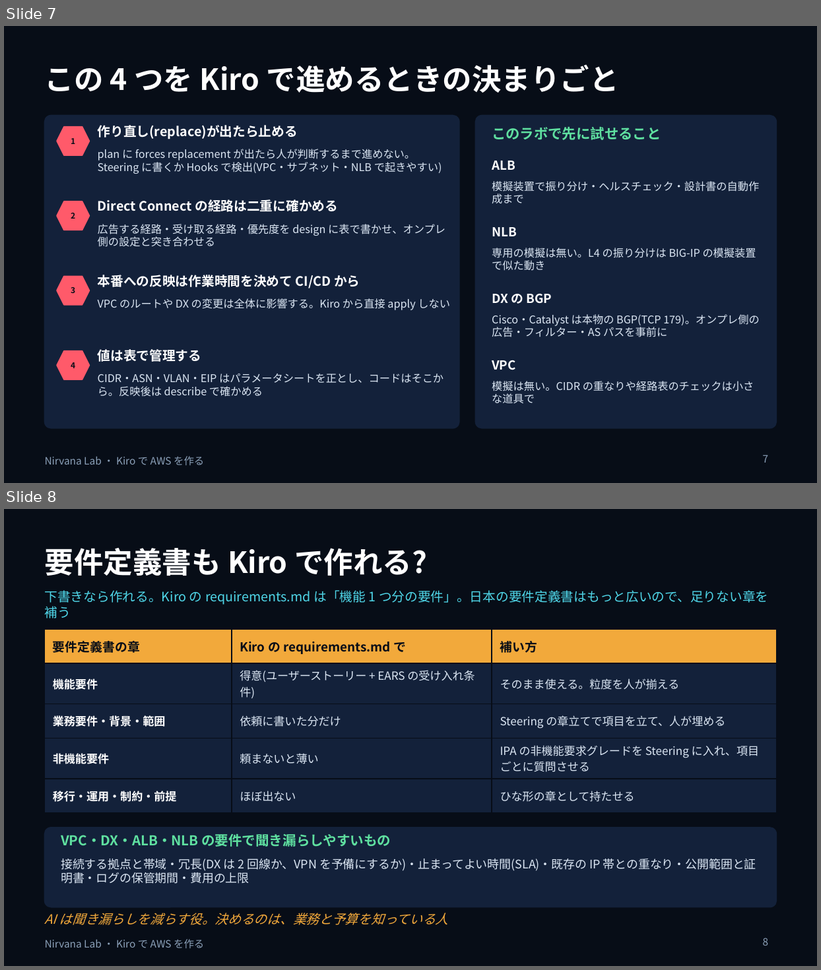
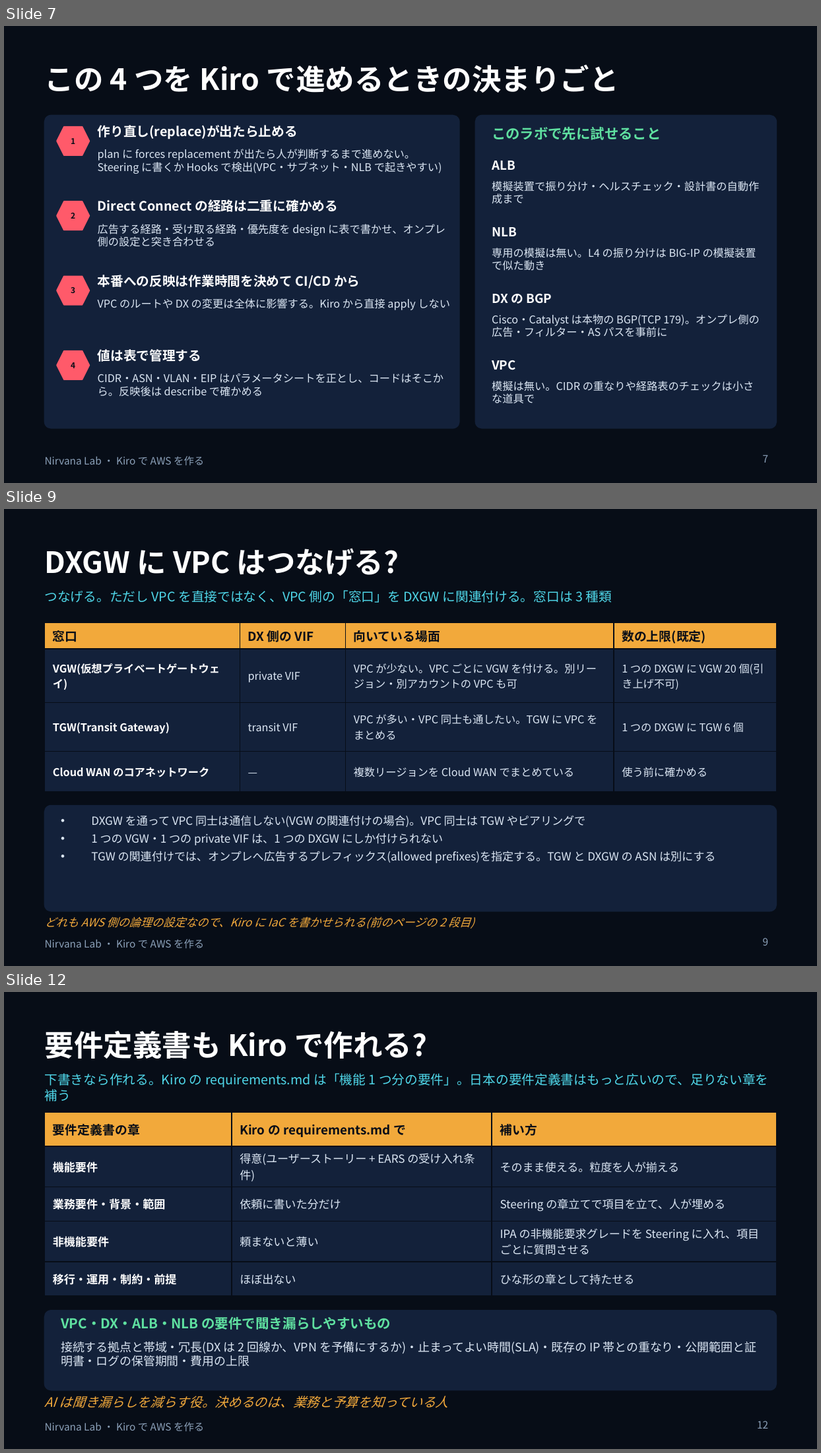
Before and after one commit to w-index-m/nirvana-lab, a slide deck: docs/ai-driven-dev-kiro.pptx. Shown one above the other, each under a label of ours: slides 7 and 8 before the commit, slides 7, 9 and 12 after it; the slides between them are not shown. The pictures are 821x970 and 821x1453 pixels, drawn with LibreOffice and Linux fonts; fonts in the diff are those of the drawing. Boxes give left, top, right and bottom in pixels: in the first picture for what was removed or moved away, otherwise in the second. Text is boxed around its words. In the diff, an @@ line names an element or a change of style, - is before the commit and + after.

```diff
--- a/docs/ai-driven-dev-kiro.pptx
+++ b/docs/ai-driven-dev-kiro.pptx
@@ slide 9 added at [4, 509, 817, 966], background #070D17; not listed: 1 template element that a slide beside it also shows @@
@@ title added at [45, 548, 399, 576], 26 pt, text #FFFFFF, bold @@
+DXGW に VPC はつなげる?
@@ text added at [45, 590, 612, 603], 11.5 pt, text #4FD6E8 @@
+つなげる。ただし VPC を直接ではなく、VPC 側の「窓口」を DXGW に関連付ける。窓口は 3 種類
@@ table added at [45, 623, 776, 780], 4 rows, 4 columns @@
+窓口 | DX 側の VIF | 向いている場面 | 数の上限(既定)
+VGW(仮想プライベートゲートウェイ) | private VIF | VPC が少ない。VPC ごとに VGW を付ける。別リージョン・別アカウントの VPC も可 | 1 つの DXGW に VGW 20 個(引き上げ不可)
+TGW(Transit Gateway) | transit VIF | VPC が多い・VPC 同士も通したい。TGW に VPC をまとめる | 1 つの DXGW に TGW 6 個
+Cloud WAN のコアネットワーク | — | 複数リージョンを Cloud WAN でまとめている | 使う前に確かめる
@@ rounded rectangle added at [45, 806, 776, 912], fill #13213A, outline #13213A 1 pt @@
@@ text added at [91, 815, 715, 863], 10 pt, text #DBE6F3 @@
+• DXGW を通って VPC 同士は通信しない(VGW の関連付けの場合)。VPC 同士は TGW やピアリングで
+• 1 つの VGW・1 つの private VIF は、1 つの DXGW にしか付けられない
+• TGW の関連付けでは、オンプレへ広告するプレフィックス(allowed prefixes)を指定する。TGW と DXGW の ASN は別にする
@@ text added at [45, 917, 475, 929], 10 pt, text #F2A93B, italic @@
+どれも AWS 側の論理の設定なので、Kiro に IaC を書かせられる(前のページの 2 段目)
@@ page number added at [763, 938, 769, 946], 9 pt, text #8BA0B8 @@
+9
@@ what was slide 8 is now slide 12 @@
@@ page number at [757, 1421, 768, 1429]: text changed @@
-8
+12
```
Also in this commit, not shown: 3 other slides added, 5 other files.
